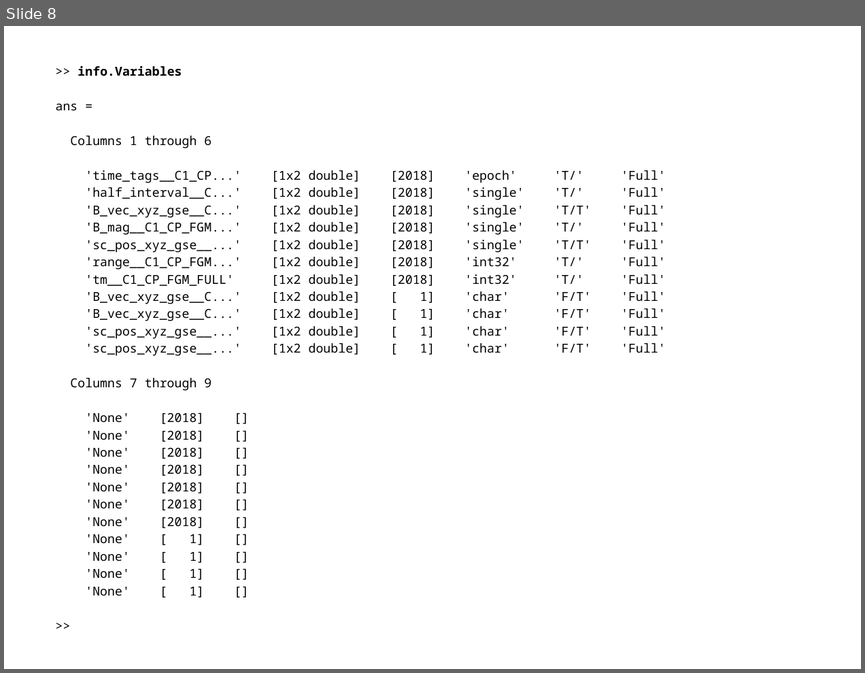
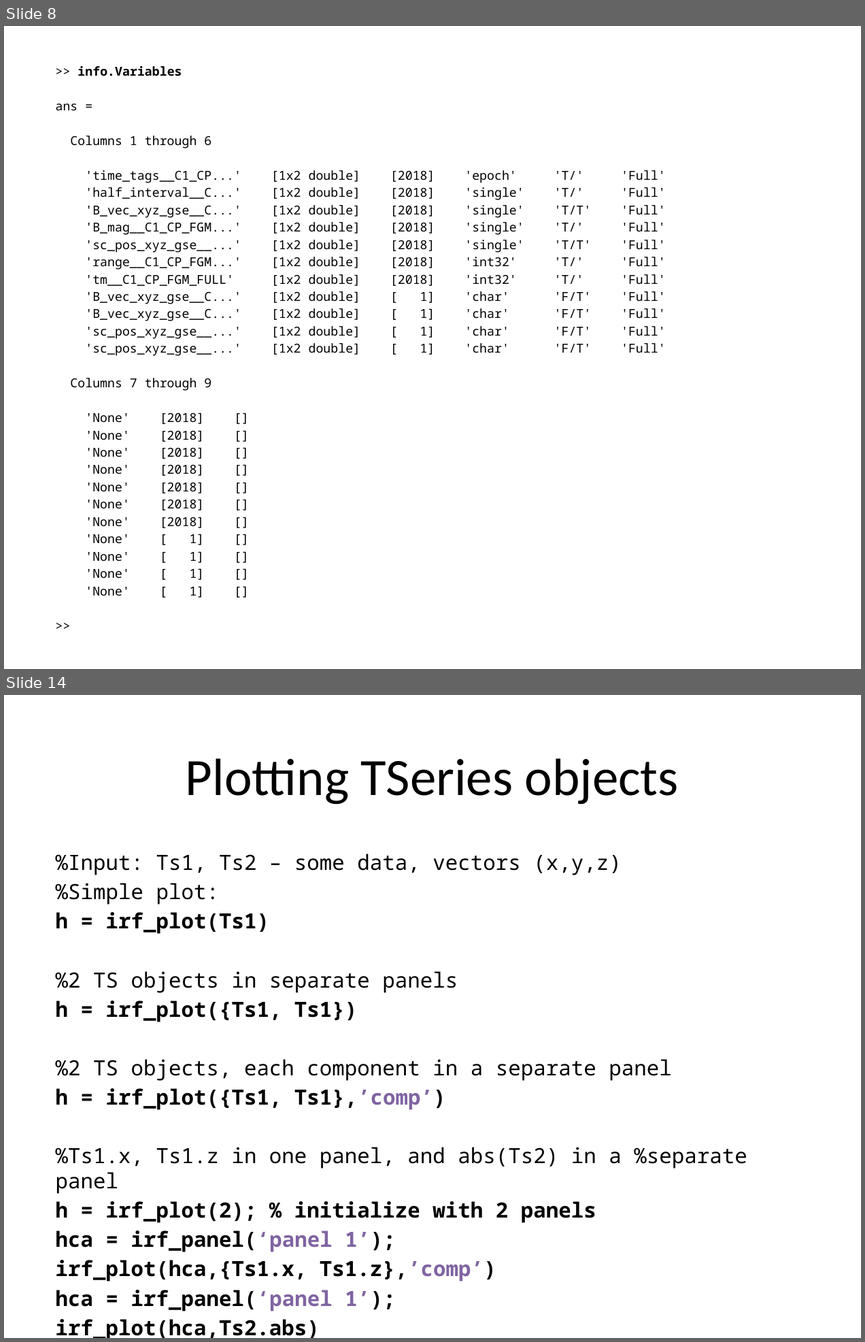
Before and after one commit to irfu/Nordita_Magnetic_Reconnection_School_2015, a slide deck: Lectures/Lecture_1.pptx. Shown one above the other, each under a label of ours: slide 8 before the commit, slides 8 and 14 after it; the slides between them are not shown. The pictures are 865x673 and 865x1342 pixels, drawn with LibreOffice and Linux fonts; fonts in the diff are those of the drawing. Boxes give left, top, right and bottom in pixels: in the first picture for what was removed or moved away, otherwise in the second. Text is boxed around its words. In the diff, an @@ line names an element or a change of style, - is before the commit and + after.

```diff
--- a/Lectures/Lecture_1.pptx
+++ b/Lectures/Lecture_1.pptx
@@ slide 14 added at [4, 695, 861, 1338], background #FFFFFF @@
@@ title added at [186, 758, 679, 804], 44 pt, text #000000 @@
+Plotting TSeries objects
@@ text added at [56, 853, 747, 1338], 17.6 pt, text #000000, bold @@
+%Input: Ts1, Ts2 – some data, vectors (x,y,z)
+%Simple plot:
+h = irf_plot(Ts1)
+%2 TS objects in separate panels
+h = irf_plot({Ts1, Ts1})
+%2 TS objects, each component in a separate panel
+h = irf_plot({Ts1, Ts1},’comp’)
+%Ts1.x, Ts1.z in one panel, and abs(Ts2) in a %separate panel
+h = irf_plot(2); % initialize with 2 panels
+hca = irf_panel(‘panel 1’);
+irf_plot(hca,{Ts1.x, Ts1.z},’comp’)
+hca = irf_panel(‘panel 1’);
+irf_plot(hca,Ts2.abs)
```
Also in this commit, not shown: 7 other slides added, 1 slide removed.
